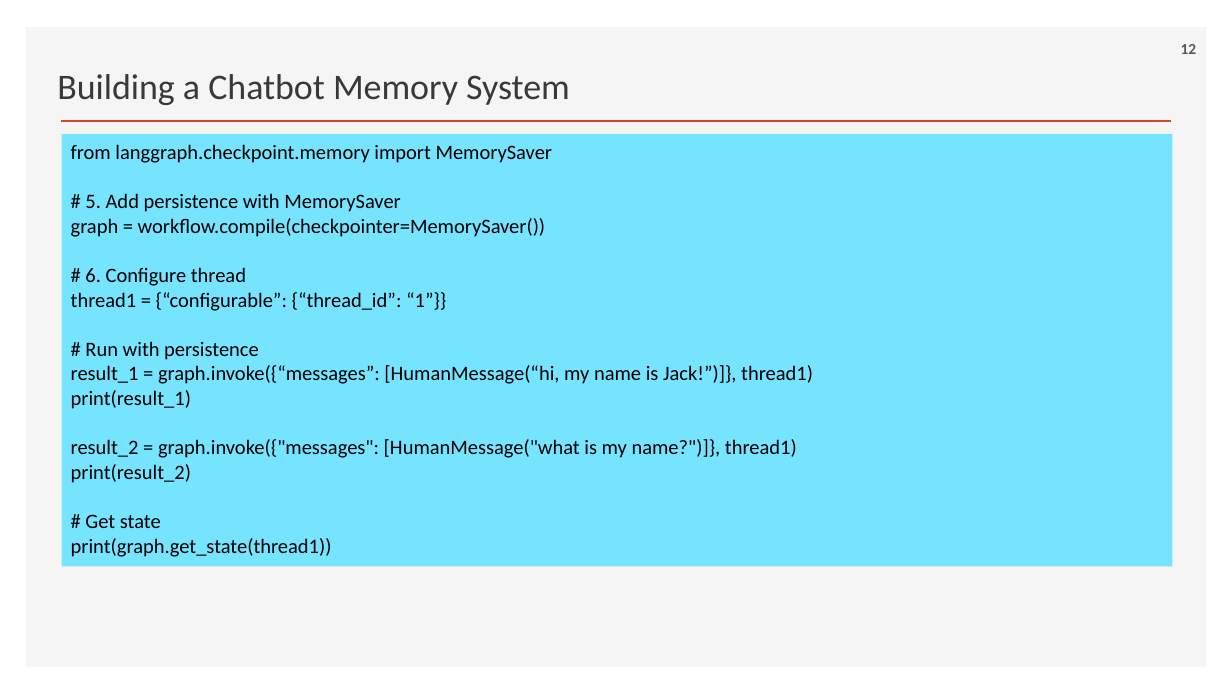
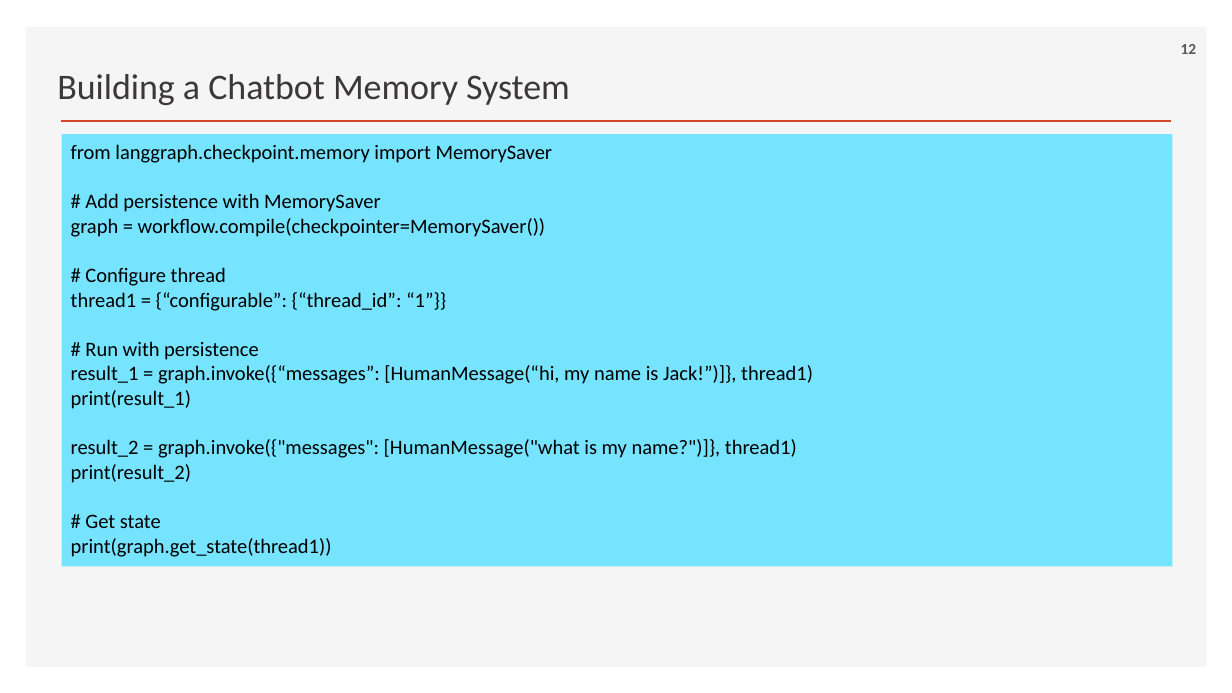
Before and after one commit to ancestor9/2026_Fall_Learning-Langchain-AI-Agent, a slide deck: slide 12 of ppts/CHAPTER 4 Using LangGraph to Add Memory to Your Chatbot.pptx. Drawn at 1232x693 pixels with LibreOffice and Linux fonts; fonts in the diff are those of the drawing; background and template pictures are left out. Boxes give left, top, right and bottom in pixels: in the first picture for what was removed or moved away, otherwise in the second. Text is boxed around its words. In the diff, an @@ line names an element or a change of style, - is before the commit and + after.

```diff
--- a/ppts/CHAPTER 4 Using LangGraph to Add Memory to Your Chatbot.pptx
+++ b/ppts/CHAPTER 4 Using LangGraph to Add Memory to Your Chatbot.pptx
@@ text in rectangle at (x1=85, y1=193, x2=381, y2=212): text changed @@
-# 5. Add persistence with MemorySaver
+# Add persistence with MemorySaver
@@ text in rectangle at (x1=85, y1=267, x2=226, y2=286): text changed @@
-# 6. Configure thread
+# Configure thread
```
Also in this commit, not shown: 10 other slides changed, 1 slide added, 1 slide removed.
